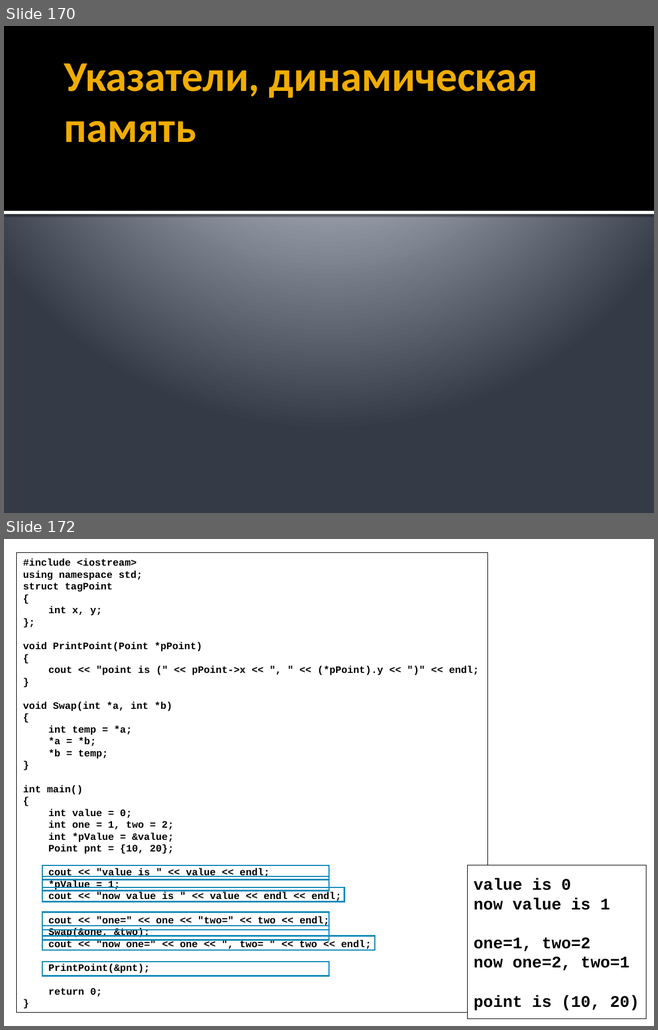
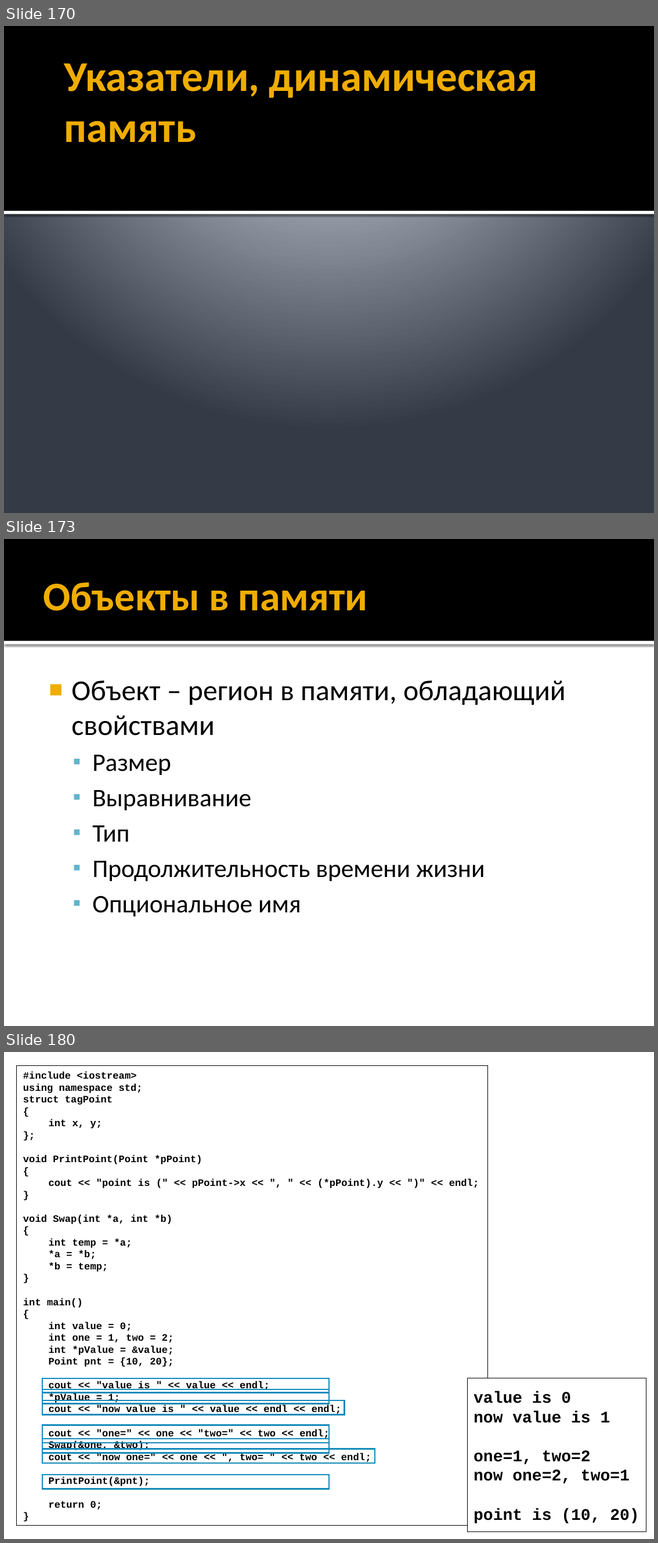
Before and after one commit to alexey-malov/oop, a slide deck: lectures/01/Синтаксис C++.pptx. Shown one above the other, each under a label of ours: slides 170 and 172 before the commit, slides 170, 173 and 180 after it; the slides between them are not shown. The pictures are 658x1030 and 658x1543 pixels, drawn with LibreOffice and Linux fonts; fonts in the diff are those of the drawing. Boxes give left, top, right and bottom in pixels: in the first picture for what was removed or moved away, otherwise in the second. Text is boxed around its words. In the diff, an @@ line names an element or a change of style, - is before the commit and + after.

```diff
--- a/lectures/01/Синтаксис C++.pptx
+++ b/lectures/01/Синтаксис C++.pptx
@@ slide 173 added at (4, 539, 654, 1026), background #FFFFFF @@
@@ rectangle added at (4, 539, 654, 641), fill #000000 @@
@@ title added at (43, 582, 368, 611), 45 pt, text #F0AD00, bold @@
+Объекты в памяти
@@ rectangle added at (4, 641, 654, 644), fill #FFFFFF @@
@@ text added at (71, 681, 565, 917), 28 pt, text #000000 @@
+■ Объект – регион в памяти, обладающий свойствами
+  ▪ Размер
+  ▪ Выравнивание
+  ▪ Тип
+  ▪ Продолжительность времени жизни
+  ▪ Опциональное имя
@@ what was slide 172 is now slide 180 @@
```
Also in this commit, not shown: 2 slides changed, 7 other slides added, 5 other files.
